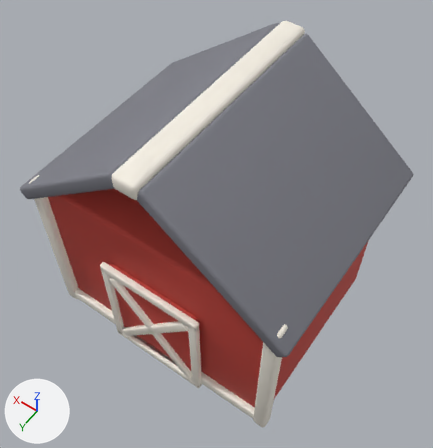
What one commit did to the FBX model Game/BlocksEscape/Assets/Prefabs/Scenery/Barn.fbx.
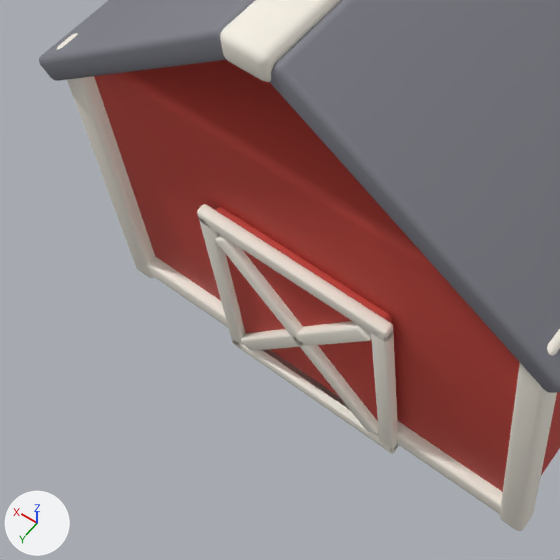
Each version is shown whole from a 50 mm camera at (-2.73, 3.86, 7.51) aimed at (-0.07, 0.14, 1.66), then close up on the part from 0% to 66% of the width and 35% to 99% of the height. The lights are fixed; the arrows at lower left show +X, +Y and +Z. The first two pictures are the older version. Where no turn or scale is listed for an object, it has been applied to the vertices.

Objects in the first close-up: 'Barn'.
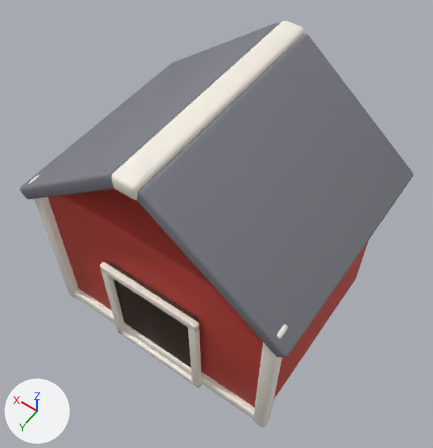
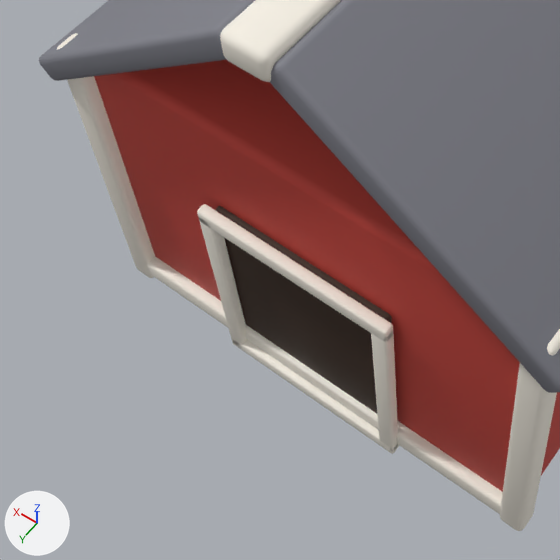
What differs and where, as boxes (x1, y1, x2, y2) in the close-ups (560 x 560 px; the box of a moved part takes in the faces that stretch with it):
```json
{"part": 1, "of": "me_barn_001", "change": "moved or reshaped", "before": [216, 207, 391, 421], "after": [216, 206, 392, 413]}
{"part": 2, "of": "me_barn_001", "change": "deleted", "before": [241, 321, 371, 351]}
{"part": 3, "of": "me_barn_001", "change": "deleted", "before": [215, 234, 379, 433]}
```

The change, as JSON lines over the scene's bpy script:
```json
{"block": "me_barn_001", "where": "# used by ob_barn; location = (0.0, 0.0, 0.0)"}
{"op": "remove", "block": "me_barn_001", "code": "me_barn_001.from_pydata(...)  # 1344 vertices, 1372 faces; spans x -1.82..1.82, y -1.47..1.48, z -0.04..3.6"}
{"op": "add", "block": "me_barn_001", "code": "me_barn_001.from_pydata(...)  # 1152 vertices, 1176 faces; spans x -1.82..1.82, y -1.47..1.48, z -0.04..3.6"}
{"block": "me_barn_001", "change": "me_barn_001 part 1: the loose piece of 96 vertices spanning x -0.65..0.65, y 1.28..1.38, z 0.0..1.6 is scaled about its middle by (1.01, 0.577, 1.01), then moved by (0.0, -0.02, 0.0)"}
{"block": "me_barn_001", "change": "me_barn_001 part 2: the loose piece of 96 vertices spanning x -0.59..0.59, y 1.36..1.44, z 0.09..1.51 is deleted"}
{"block": "me_barn_001", "change": "me_barn_001 part 3: the loose piece of 96 vertices spanning x -0.59..0.59, y 1.36..1.44, z 0.09..1.51 is deleted"}
```
